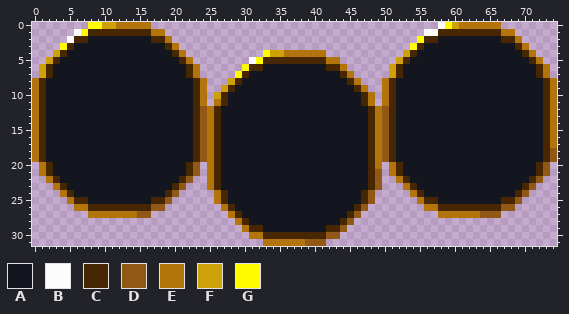
Pixel-art file, stored at libs/game-client/assets/ui{m}/runes-bg.aseprite. This is how it looked before the edit.
75x32 pixels, 1 frame.
Palette (. is transparent): A #14161f  B #fcfcfc  C #462702  D #915816  E #b2740b  F #cfa109  G #fffc00
Pixels before, first column x 0:
 0 ........GGFFEEEEE.........................................BGFEEEEEE........
 1 ......BGCCCCCCCCCEE.....................................BBCCCCCCCCCEE......
 2 .....BCCAAAAAAAAACCE...................................GCCAAAAAAAAACCE.....
 3 ....GCAAAAAAAAAAAAACE.................................GCAAAAAAAAAAAAACE....
 4 ...FCAAAAAAAAAAAAAAACE...........GFFEEEEEE...........FCAAAAAAAAAAAAAAACE...
 5 ..FCAAAAAAAAAAAAAAAAACE........BGCCCCCCCCCEE........FCAAAAAAAAAAAAAAAAACE..
 6 .FCAAAAAAAAAAAAAAAAAAACE......GCCAAAAAAAAACCE......FCAAAAAAAAAAAAAAAAAAACE.
 7 .FCAAAAAAAAAAAAAAAAAAACE.....GCAAAAAAAAAAAAACE.....FCAAAAAAAAAAAAAAAAAAACE.
 8 ECAAAAAAAAAAAAAAAAAAAAACE...FCAAAAAAAAAAAAAAACE...ECAAAAAAAAAAAAAAAAAAAAACE
 9 ECAAAAAAAAAAAAAAAAAAAAACE..FCAAAAAAAAAAAAAAAAACE..ECAAAAAAAAAAAAAAAAAAAAACE
10 ECAAAAAAAAAAAAAAAAAAAAACE.FCAAAAAAAAAAAAAAAAAAACE.ECAAAAAAAAAAAAAAAAAAAAACE
11 ECAAAAAAAAAAAAAAAAAAAAACE.ECAAAAAAAAAAAAAAAAAAACE.ECAAAAAAAAAAAAAAAAAAAAACE
12 ECAAAAAAAAAAAAAAAAAAAAACDECAAAAAAAAAAAAAAAAAAAAACEDCAAAAAAAAAAAAAAAAAAAAACE
13 ECAAAAAAAAAAAAAAAAAAAAACDECAAAAAAAAAAAAAAAAAAAAACEDCAAAAAAAAAAAAAAAAAAAAACE
14 ECAAAAAAAAAAAAAAAAAAAAACDECAAAAAAAAAAAAAAAAAAAAACEDCAAAAAAAAAAAAAAAAAAAAACE
15 ECAAAAAAAAAAAAAAAAAAAAACDECAAAAAAAAAAAAAAAAAAAAACEDCAAAAAAAAAAAAAAAAAAAAACE
16 ECAAAAAAAAAAAAAAAAAAAAACDECAAAAAAAAAAAAAAAAAAAAACEDCAAAAAAAAAAAAAAAAAAAAACE
17 ECAAAAAAAAAAAAAAAAAAAAACDECAAAAAAAAAAAAAAAAAAAAACEDCAAAAAAAAAAAAAAAAAAAAACE
18 ECAAAAAAAAAAAAAAAAAAAAACDECAAAAAAAAAAAAAAAAAAAAACEDCAAAAAAAAAAAAAAAAAAAAACD
19 ECAAAAAAAAAAAAAAAAAAAAACDECAAAAAAAAAAAAAAAAAAAAACEDCAAAAAAAAAAAAAAAAAAAAACD
20 .ECAAAAAAAAAAAAAAAAAAACD.ECAAAAAAAAAAAAAAAAAAAAACE.ECAAAAAAAAAAAAAAAAAAACD.
21 .ECAAAAAAAAAAAAAAAAAAACD.ECAAAAAAAAAAAAAAAAAAAAACD.ECAAAAAAAAAAAAAAAAAAACD.
22 ..ECAAAAAAAAAAAAAAAAACD..ECAAAAAAAAAAAAAAAAAAAAACD..ECAAAAAAAAAAAAAAAAACD..
23 ...ECAAAAAAAAAAAAAAACD...ECAAAAAAAAAAAAAAAAAAAAACD...ECAAAAAAAAAAAAAAACD...
24 ....ECAAAAAAAAAAAAACD.....ECAAAAAAAAAAAAAAAAAAACD.....ECAAAAAAAAAAAAACD....
25 .....ECCAAAAAAAAACCD......ECAAAAAAAAAAAAAAAAAAACD......ECCAAAAAAAAACCD.....
26 ......EECCCCCCCCCDD........ECAAAAAAAAAAAAAAAAACD........EECCCCCCCCCDD......
27 ........EEEEEEEDD...........ECAAAAAAAAAAAAAAACD...........EEEEEEDDD........
28 .............................ECAAAAAAAAAAAAACD.............................
29 ..............................ECCAAAAAAAAACCD..............................
30 ...............................EECCCCCCCCCDD...............................
31 .................................EEEEEEDDD.................................
The result:
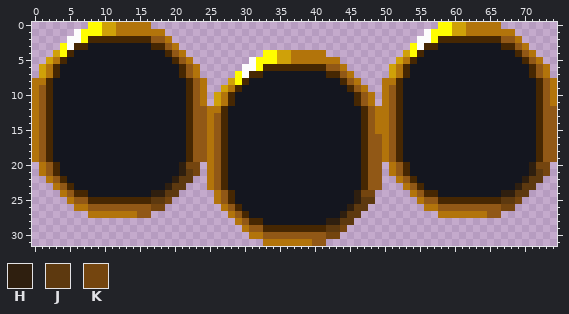
Colours new in this view: H #2f1f0f  J #5d390f  K #74450f
The edit:
Changed rows in their new state; - is an unchanged pixel.
first column x 1:
 0 ---------------------------------------------------------G--F-------------
 1 -------GGFFEEEEE----------------------------------------GGGFFEEEEE--------
 2 -----BGCCCCCCCCCDD------------------------------------BBGCCCCCCCCCDD------
 3 ----BCC---------CCD-----------------------------------BCC---------CCD-----
 4 ---GC-------------CD-------------G-F-----------------GC-------------CD----
 5 --EC---------------CD-----------GGFFEEEEE-----------EC---------------CD---
 6 -EC-----------------CD-------BBGCCCCCCCCCDD--------EC-----------------CD--
 7 -EC-----------------CD-------BCC---------CCD-------EC-----------------CD--
 8 EC-------------------CD-----GC-------------CD-----EC-------------------CD-
 9 DC-------------------CD----EC---------------CD----DC-------------------CD-
10 DC-------------------CD---EC-----------------CD---DC-------------------CD-
11 DC-------------------CD--FEC-----------------CD---DC-------------------CD-
12 DC-------------------CD--EC-------------------CD-EDC-------------------CDD
13 DC-------------------CD--DC-------------------CD-EDC-------------------CDD
14 DC-------------------CD--DC-------------------CD-EDC-------------------CDD
15 DC-------------------CD--DC-------------------CD-EDC-------------------CDD
16 DC-------------------CD--DC-------------------CDDEDC-------------------CDD
17 DC-------------------CD--DC-------------------CDDEDC-------------------CDD
18 DC-------------------CD--DC-------------------CDDEDC-------------------CD-
19 DC-------------------CD--DC-------------------CDDEDC-------------------CD-
20 -DC-----------------HKK--DC-------------------CDD--DC-----------------HKK-
21 -DC-----------------HJK--DC-------------------CD---DC-----------------HJK-
22 --DC---------------HJJ---DC-------------------CD----DC---------------HJJ--
23 ---DC-------------HJJ----DC-------------------CD-----DC-------------HJJ---
24 ----DCC---------HHJJ------DC-----------------HKK------DCC---------HHJJ----
25 -----DDCCCCCCCCCJJK-------DC-----------------HJJ-------DDCCCCCCCCCJJK-----
26 -------DDDDDDDDDKK---------DC---------------HJJ----------DDDDDDDDDKK------
27 ----------------------------DC-------------HJJ-----------------E----------
28 -----------------------------DCC---------HHJJ-----------------------------
29 ------------------------------DDCCCCCCCCCJJK------------------------------
30 --------------------------------DDDDDDDDDKK-------------------------------
31 --------------------------------------E-----------------------------------
Boxes around the changes in both pictures, in picture pixels (x1, y1, x2, y2):
changed: (39, 22, 557, 246)
